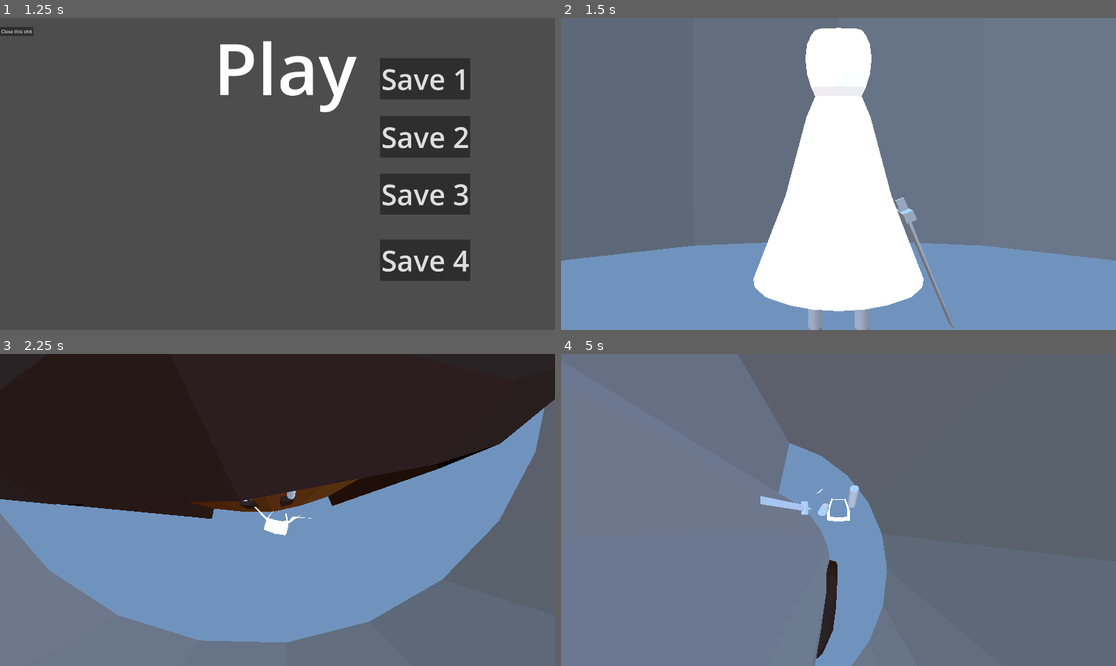
Above: before the commit, frames 1-4 (two rows, left to right).
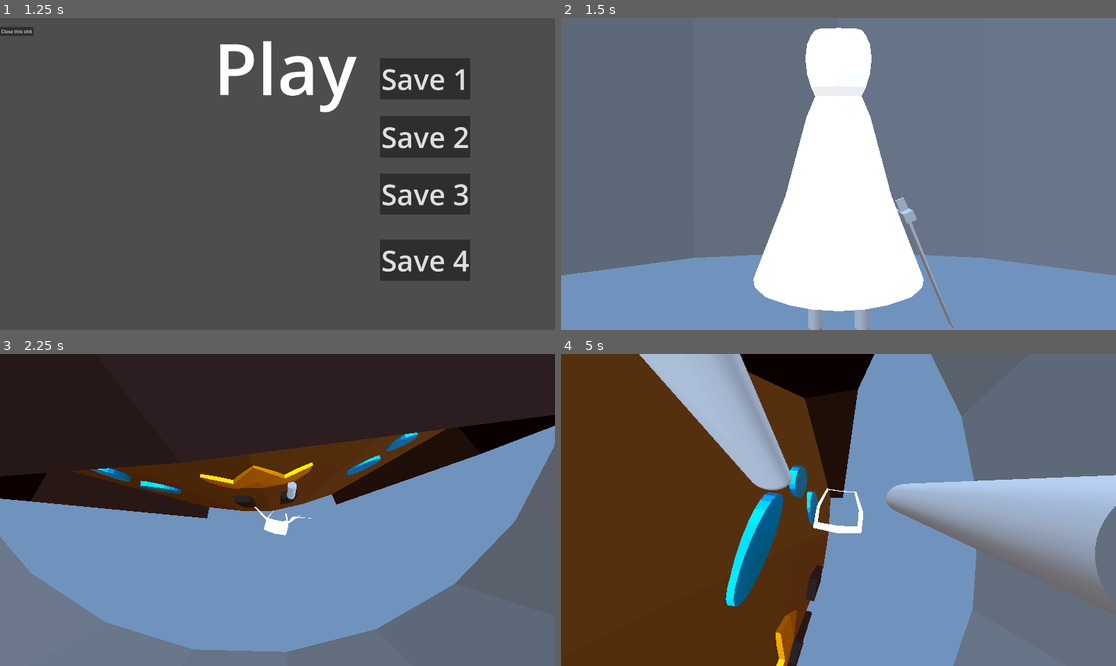
Above: after the commit, the same moments.

Repository: ruapotato/Gravitationally-Challenged
Game: Godot game, scene res://2d_interfaces/main_menu.tscn
Same seed, same stepped clock (60 frames per second), same inputs: the game is played once before the commit and once after it.
Inputs (mouse positions are in pixels of both pictures, inside the frame that each line leads up to):
- Up to frame 1 (1.25 s): tap Enter at 0.5 s; move the mouse to (399, 158) at 0.52 s; press the mouse at (399, 158) at 0.53 s; hold D (right) from 0.53 s (still down)
- Up to frame 2 (1.5 s): release D (right) at 1.25 s; release the mouse at (960, 158) at 1.25 s; click "Save 1" at 1.25 s
- Up to frame 3 (2.25 s): tap Space (reverse) at 2 s; move the mouse to (249, 510) at 2.02 s; hold W (up) from 2.03 s (still down); tap Mouse wheel up (zoom_in) at 2.1 s
- Up to frame 4 (5 s): keep holding W (up); move the mouse to (849, 503) at 2.77 s; hold Mouse wheel down (zoom_out) 2.78-3.53 s; tap Enter at 3.5 s; move the mouse to (832, 516) at 3.52 s; click (832, 516) at 3.6 s; move the mouse to (877, 513) at 4.27 s; hold Mouse wheel up (zoom_in) from 4.28 s (still down)

Frame 1 is identical in both runs. In frame 2, 3.1% of the frame differs, in the area x 0-100%, y 71-83%; in frame 3, 14%; in frame 4, 75%, in the area x 0-100%, y 0-100%.

Commit message:
Clip bug fix (I hope)

Diff:
--- a/player.gd
+++ b/player.gd
@@ -174,7 +174,7 @@
 
 	# Wall collision prediction for fast movement
 	var space_state = get_world_3d().direct_space_state
-	var prediction_distance = abs(vertical_velocity.y) * state.step * 2  # Look ahead two physics frames
+	var prediction_distance = abs(vertical_velocity.y) * state.step * 5  # Look ahead two physics frames
 	var ray_origin = global_position
 
 	# Create multiple raycasts in the fall direction to better detect walls
@@ -198,7 +198,7 @@
 			break
 
 	# If we're going to hit a wall and moving fast, reduce speed
-	if will_hit_wall and abs(vertical_velocity.y) > MAX_FALL_VELOCITY * 0.2:
+	if will_hit_wall and abs(vertical_velocity.y) > MAX_FALL_VELOCITY * 0.05:
 		vertical_velocity.y /= 5
 
 	# Regular horizontal movement checks
--- a/project.godot
+++ b/project.godot
@@ -71,4 +71,4 @@
 
 [physics]
 
-3d/default_gravity_vector=Vector3(0, -4, 0)
+3d/default_gravity_vector=Vector3(0, -3, 0)
